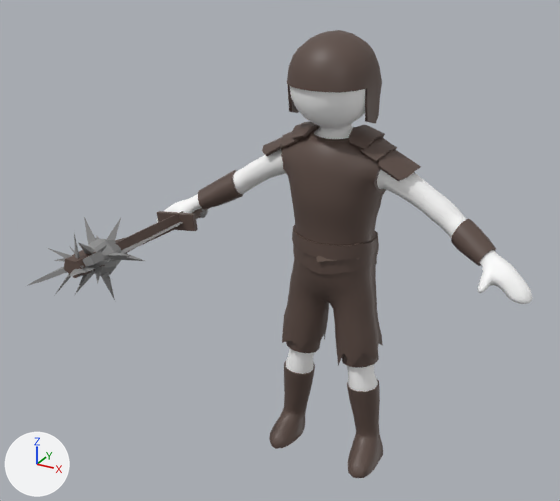
An edit to the FBX model Assets/_Models/stickman3.fbx, drawn before and after from the same camera.
One viewpoint serves both versions: a camera (50 mm lens) standing at (1.39, -3.13, 2.55) and looking at (-0.13, -0.37, 1.18). Every picture has the same lights, and +X, +Y and +Z are marked at lower left. Where no turn or scale is listed for an object, it has been applied to the vertices.

The scene before the commit, as lines of its bpy script (objects in view):
```python
me_cube_054 = bpy.data.meshes.new('Cube.054')
me_cube_054.from_pydata(...)  # 35 vertices, 35 faces; spans x -0.252..0.117, y -0.321..0.855, z -0.12..0.08
# faces by material slot: [14, 21]
me_cube_054.materials.append(mat_material)  # brown #5d4b44
me_cube_054.materials.append(mat_material_002)  # grey #8e8e8e
me_cylinder_005 = bpy.data.meshes.new('Cylinder.005')
me_cylinder_005.from_pydata(...)  # 55 vertices, 56 faces; spans x -0.116..0.113, y -0.889..0.085, z -0.053..0.057
# faces by material slot: [14, 42]
me_cylinder_005.materials.append(mat_material)  # brown #5d4b44
me_cylinder_005.materials.append(mat_material_002)  # grey #8e8e8e
me_stickman_ret_007 = bpy.data.meshes.new('stickman_ret.007')
me_stickman_ret_007.from_pydata(...)  # 539 vertices, 496 faces; spans x -0.271..0.272, y -0.261..0.095, z 0.527..1.654
# faces by material slot: [264, 232]
me_stickman_ret_007.materials.append(mat_material)  # brown #5d4b44
me_stickman_ret_007.materials.append(mat_material_010)  # brown #6c5b51
ob_armor1 = bpy.data.objects.new('armor1', me_stickman_ret_007)
ob_armor1.location = (0.0, 0.0, 0.0)
ob_axe = bpy.data.objects.new('axe', me_cube_054)
ob_axe.location = (-0.839, -0.663, 1.144)
ob_sword = bpy.data.objects.new('sword', me_cylinder_005)
ob_sword.location = (-0.774, -0.114, 1.146)
# also in view: 'club' at (-0.84, -0.5, 1.17); 'armor2' at (0.01, -0.12, 1.04); 'stickman_ret.001' at (0.0, -0.12, 1.04); 'mace' at (-0.81, -0.46, 1.15)
```
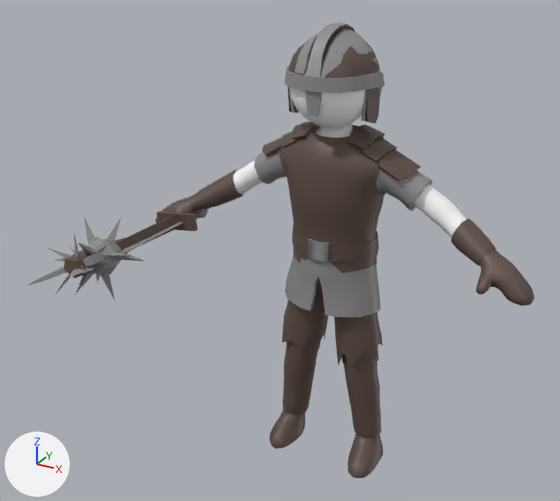
The edits, one by one:
Material 'Material.006' (mat_material_006) is new.
Its base color is (0.0262, 0.0262, 0.0262) (black #2d2d2d).
Mesh me_stickman_ret_019 is new.
It has 1790 vertices, 1707 faces and spans x -0.94..0.94, y -0.34..0.1, z -0.01..2.12.
Faces by material slot: [1074, 505, 128].
It uses material mat_material (brown #5d4b44).
It uses material mat_material_002 (grey #8e8e8e).
It uses material mat_material_006 (black #2d2d2d).
Object 'armor3' (ob_armor3) is new; it shows me_stickman_ret_019.
Its location is (0.0, 0.0, 0.0).

What differs and where, as boxes (x1, y1, x2, y2) in the pictures (560 x 501 px):
'armor3', added
    after: (155, 23, 534, 439)
    faces in mat_material (brown #5d4b44): (155, 102, 534, 437)
    faces in mat_material_002 (grey #8e8e8e): (254, 23, 433, 317)
'armor2', unchanged, covered by the edit
    before: (198, 30, 496, 478)
    after: (198, 40, 496, 478)
